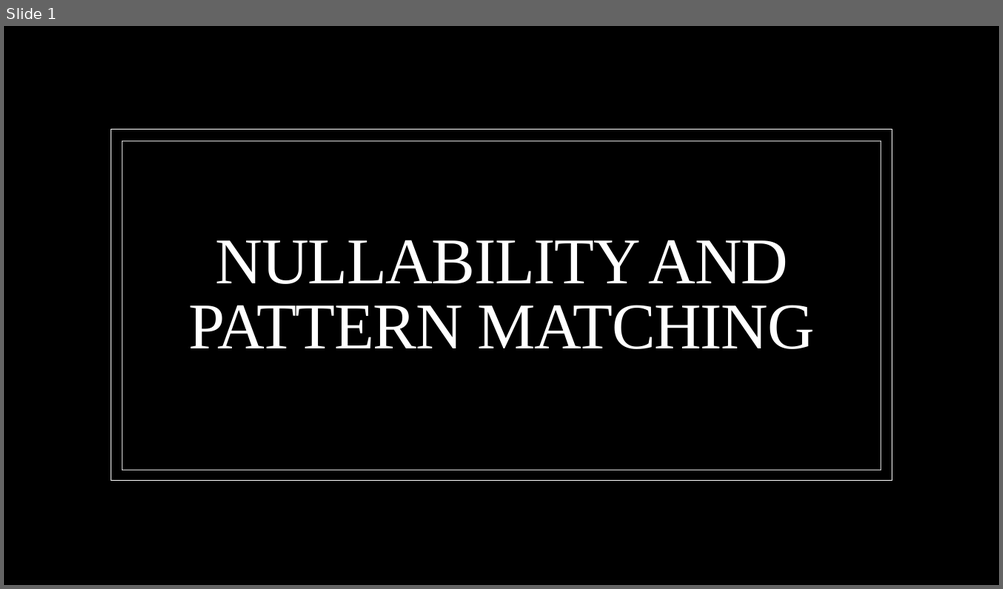
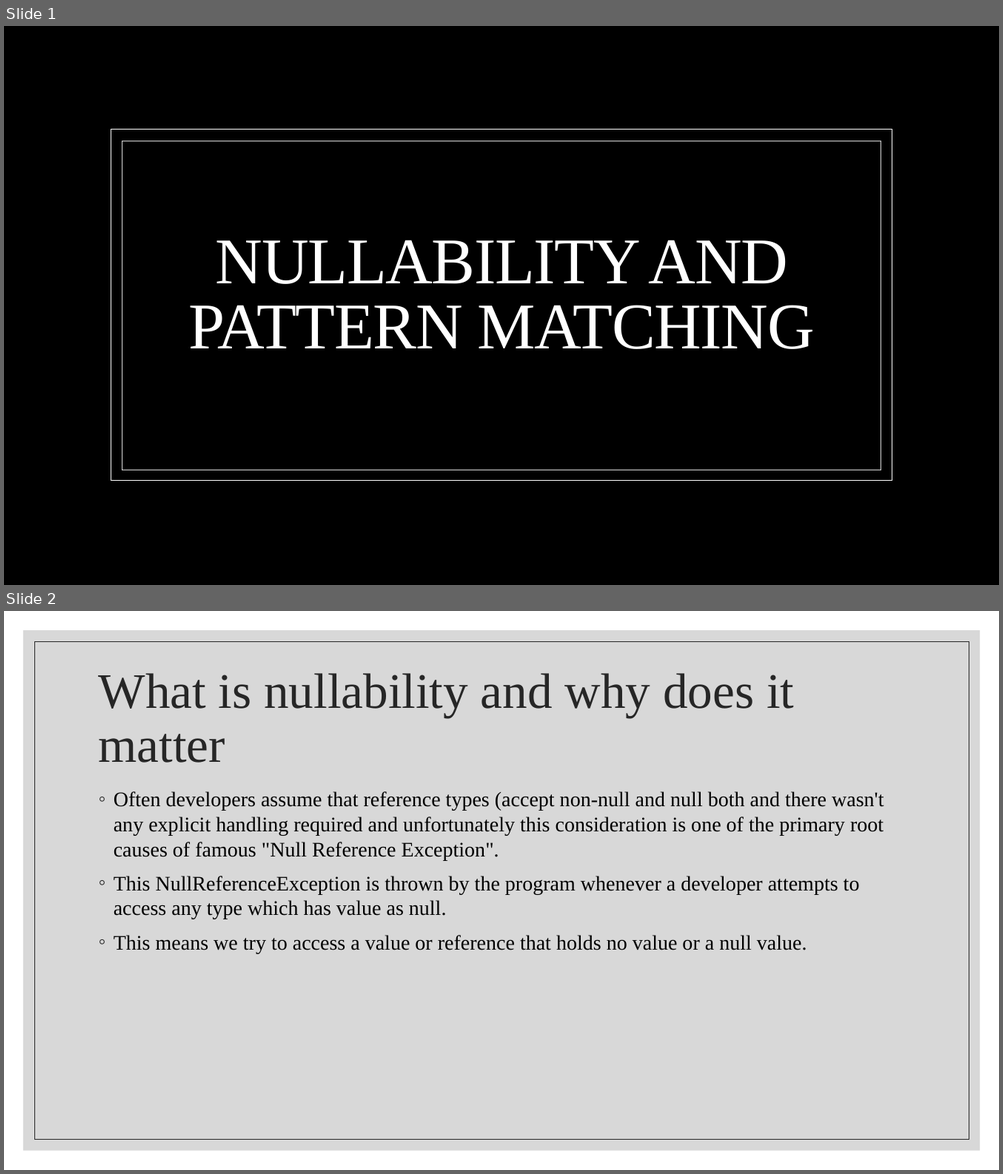
Before and after one commit to BenjaminMichaelis/Lectures, a slide deck: Nullability and Pattern Matching.pptx. Shown one above the other, each under a label of ours: slide 1 before the commit, slides 1 and 2 after it. The pictures are 1003x589 and 1003x1174 pixels, drawn with LibreOffice and Linux fonts; fonts in the diff are those of the drawing; background and template pictures are left out. Boxes give left, top, right and bottom in pixels: in the first picture for what was removed or moved away, otherwise in the second. Text is boxed around its words. In the diff, an @@ line names an element or a change of style, - is before the commit and + after.

```diff
--- a/Nullability and Pattern Matching.pptx
+++ b/Nullability and Pattern Matching.pptx
@@ slide 2 added at box(4, 611, 999, 1170), background #FFFFFF @@
@@ rectangle added at box(23, 630, 980, 1151), fill #BFBFBF at 60% opacity @@
@@ rectangle added at box(34, 641, 969, 1140), outline #262626 0.5 pt @@
@@ title added at box(99, 673, 794, 763), 48 pt, text #262626 @@
+What is nullability and why does it matter
@@ text added at box(114, 792, 883, 954), 20 pt, text #000000 @@
+◦ Often developers assume that reference types (accept non-null and null both and there wasn't any explicit handling required and unfortunately this consideration is one of the primary root causes of famous "Null Reference Exception".
+◦ This NullReferenceException is thrown by the program whenever a developer attempts to access any type which has value as null.
+◦ This means we try to access a value or reference that holds no value or a null value.
```
Also in this commit, not shown: 10 other slides added, 1 slide removed, 2 other files.
